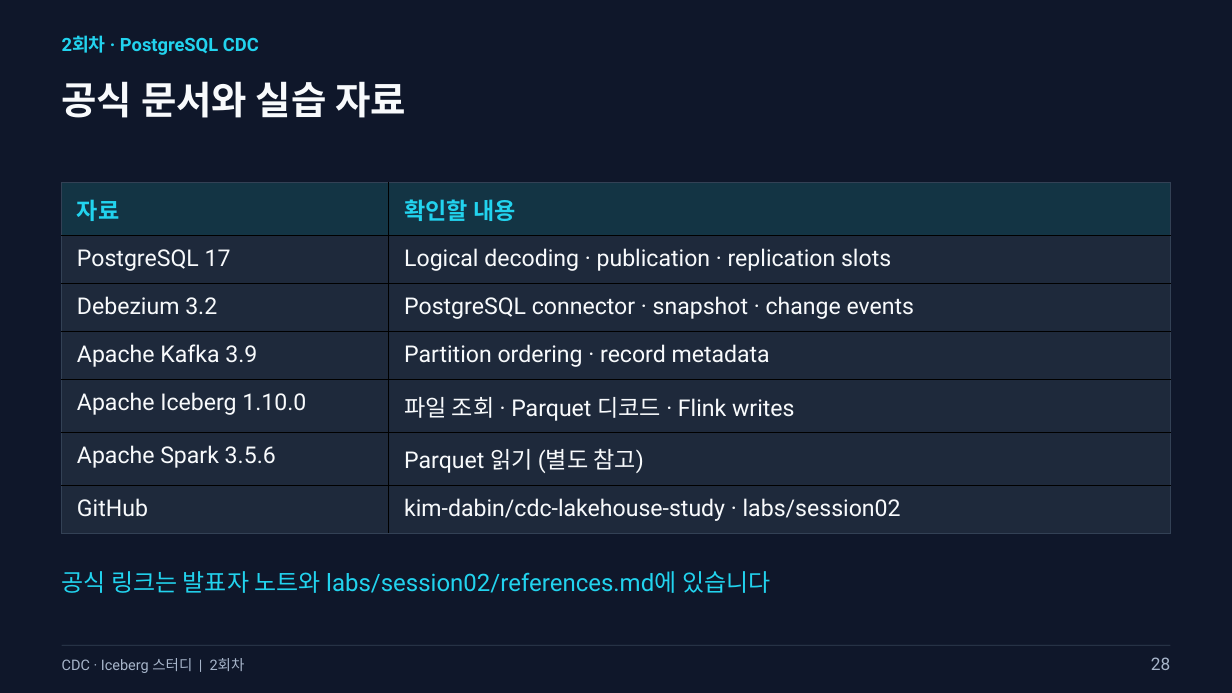
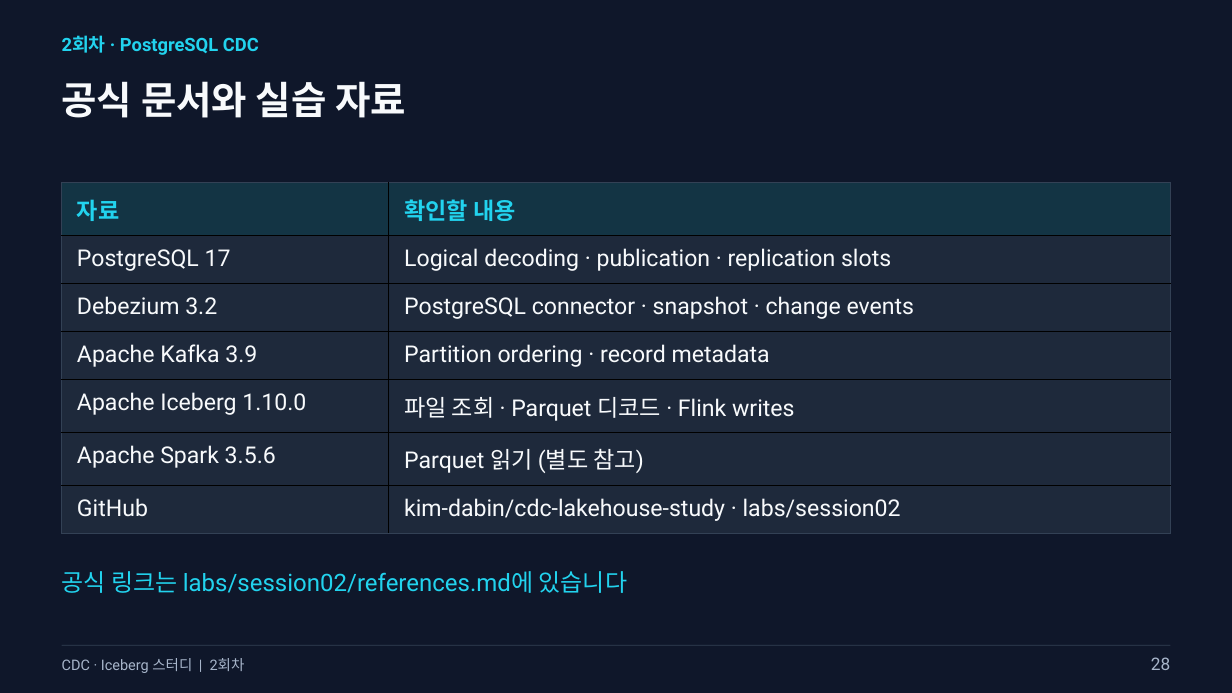
Before and after one commit to kim-dabin/cdc-lakehouse-study, a slide deck: slide 28 of labs/session02/slides/02-session02.pptx. Drawn at 1232x693 pixels with LibreOffice and Linux fonts; fonts in the diff are those of the drawing. Boxes give left, top, right and bottom in pixels: in the first picture for what was removed or moved away, otherwise in the second. Text is boxed around its words. In the diff, an @@ line names an element or a change of style, - is before the commit and + after.

Commit message:
Clarify public reference guidance in Session 2 deck

```diff
--- a/labs/session02/slides/02-session02.pptx
+++ b/labs/session02/slides/02-session02.pptx
@@ text at (x1=62, y1=571, x2=627, y2=593): text changed @@
-공식 링크는 발표자 노트와 labs/session02/references.md에 있습니다
+공식 링크는 labs/session02/references.md에 있습니다
```
Also in this commit, not shown: 1 other file.
